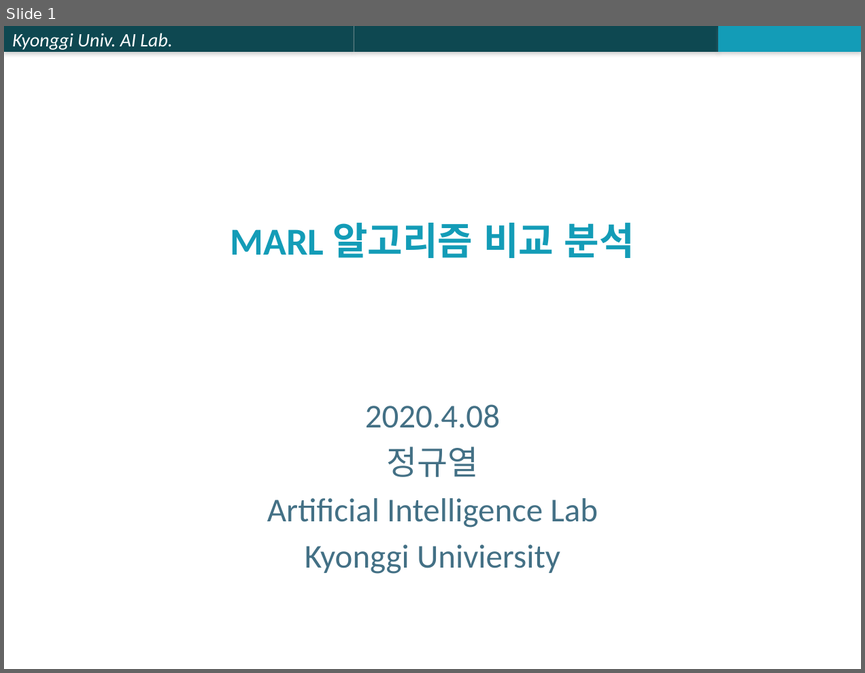
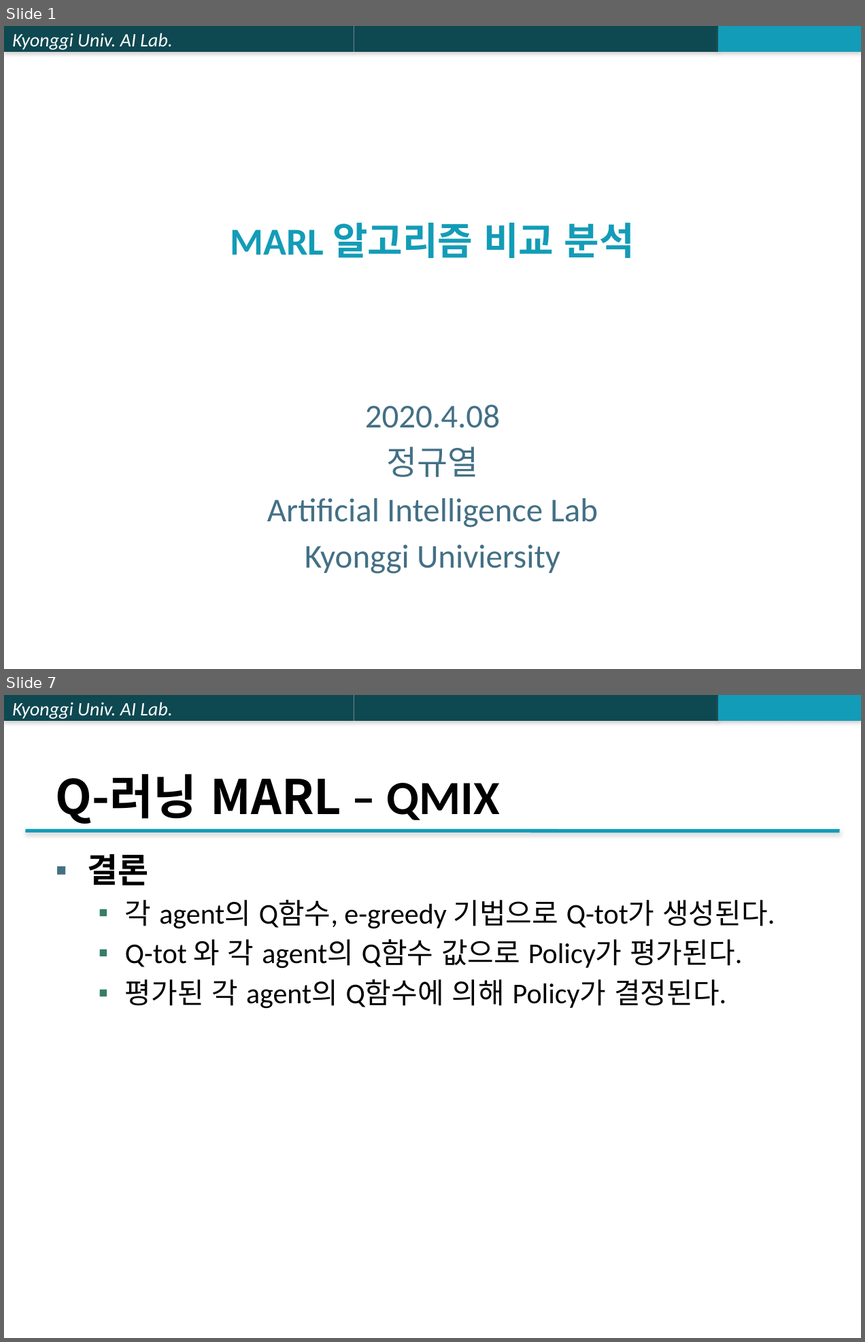
Before and after one commit to jk96491/PapersSeminar, a slide deck: Multi_Agent/ETC/PPTX/MARL 알고리즘 비교 분석.pptx. Shown one above the other, each under a label of ours: slide 1 before the commit, slides 1 and 7 after it; the slides between them are not shown. The pictures are 865x673 and 865x1342 pixels, drawn with LibreOffice and Linux fonts; fonts in the diff are those of the drawing. Boxes give left, top, right and bottom in pixels: in the first picture for what was removed or moved away, otherwise in the second. Text is boxed around its words. In the diff, an @@ line names an element or a change of style, - is before the commit and + after.

```diff
--- a/Multi_Agent/ETC/PPTX/MARL 알고리즘 비교 분석.pptx
+++ b/Multi_Agent/ETC/PPTX/MARL 알고리즘 비교 분석.pptx
@@ slide 7 added at bbox=[4, 695, 861, 1338], background #FFFFFF; not listed: 3 template elements that a slide beside it also shows @@
@@ title added at bbox=[56, 774, 500, 824], 40 pt, text #000000, bold @@
+Q-러닝 MARL – QMIX
@@ line added from (26, 830) to (839, 831), #139CB7 3 pt @@
@@ text added at bbox=[88, 854, 774, 1008], 24 pt, text #000000 @@
+▪ 결론
+  ▪ 각 agent의 Q함수, e-greedy 기법으로 Q-tot가 생성된다.
+  ▪ Q-tot 와 각 agent의 Q함수 값으로 Policy가 평가된다.
+  ▪ 평가된 각 agent의 Q함수에 의해 Policy가 결정된다.
```
Also in this commit, not shown: 8 slides changed, 5 other slides added, 6 slides removed.
